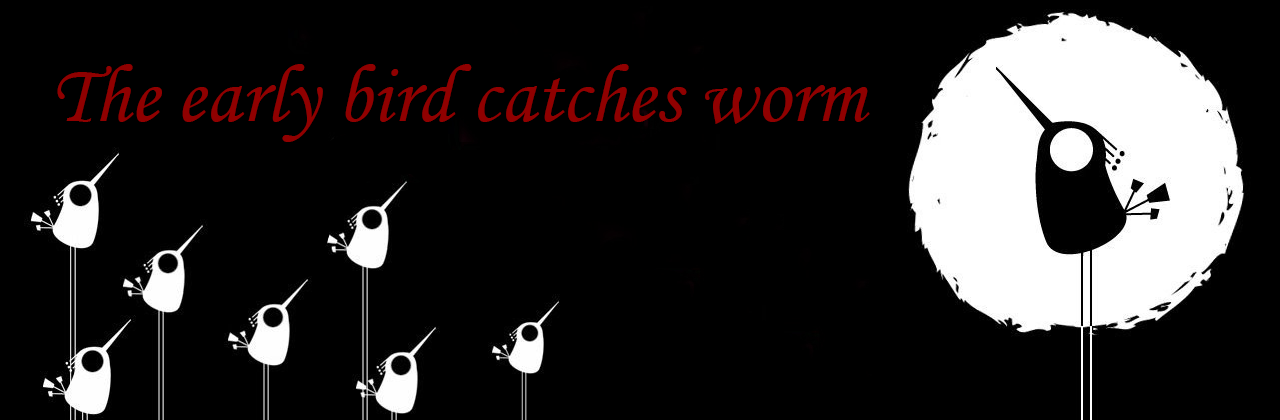
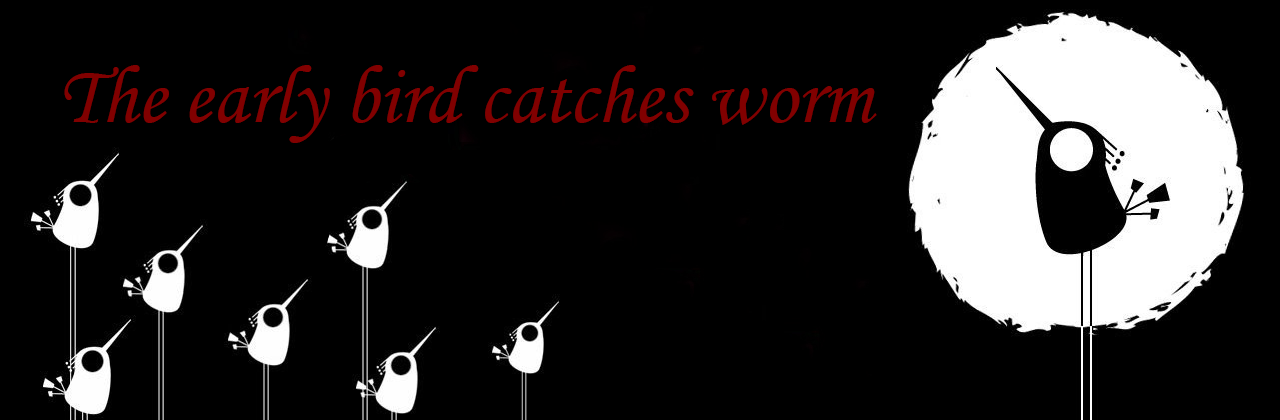
Two versions of the same layered image (1280 x 420). Layer-by-layer changes:
painted on "The early bird catches worm" over [57, 64, 877, 143]
